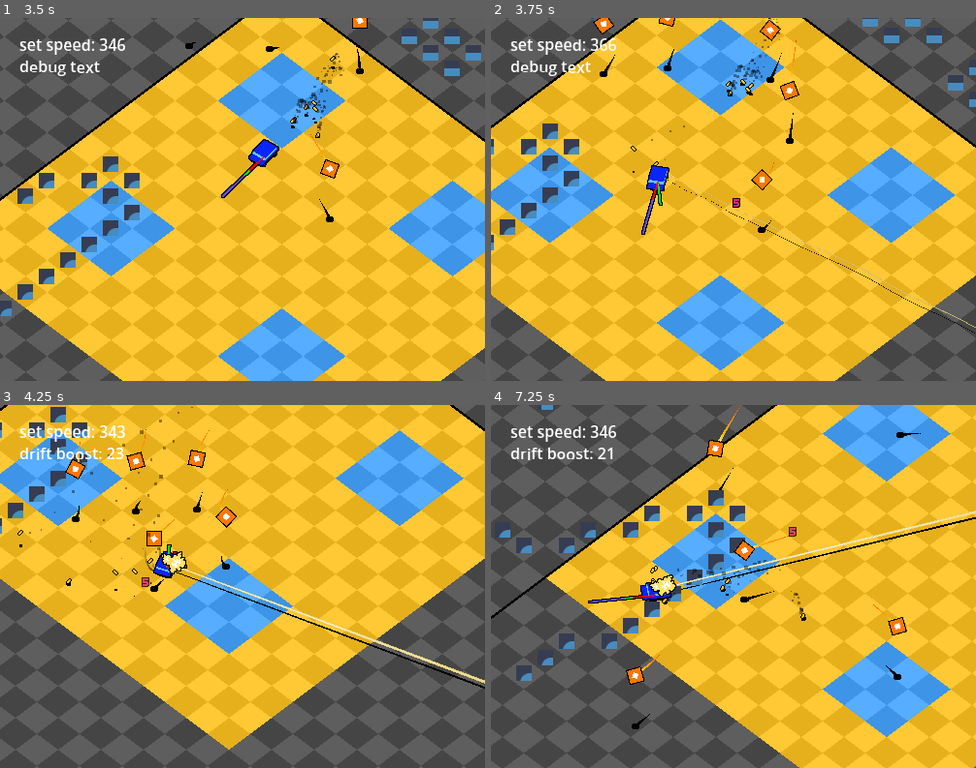
Above: before the commit, frames 1-4 (two rows, left to right).
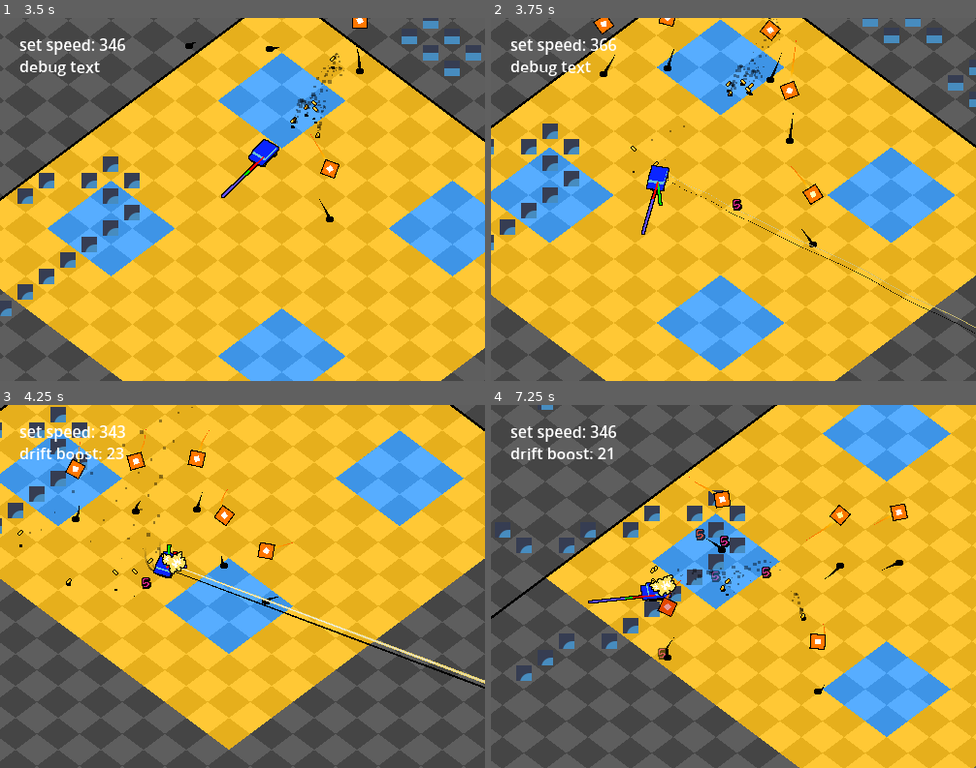
Above: after the commit, the same moments.

Repository: kaiakairos/yeehawDrive
Game: Godot game, scene res://world_scenes/test/test_track.tscn
Same seed, same stepped clock (60 frames per second), same inputs: the game is played once before the commit and once after it. The engine's default icon, where the game draws it, is replaced by a stand-in: a white triangle on a blue panel in a dark square.
Inputs (mouse positions are in pixels of both pictures, inside the frame that each line leads up to):
- Up to frame 1 (3.5 s): tap Enter at 0.5 s; move the mouse to (349, 181) at 0.52 s; press the mouse at (349, 181) at 0.53 s; hold D (turnRight) 0.53-1.28 s; tap Space (hop) at 0.77, 1.52, 3.02 s; move the mouse to (145, 217) at 1.27 s; release the mouse at (145, 217) at 1.28 s; hold S (brake) 1.28-2.03 s; click (145, 217) at 1.35 s; move the mouse to (291, 119) at 2.02 s; press the mouse at (291, 119) at 2.03 s; hold D (turnRight) 2.03-2.78 s; move the mouse to (218, 272) at 2.77 s; release the mouse at (218, 272) at 2.78 s; hold W (accelerate) from 2.78 s (still down); click (218, 272) at 2.85 s
- Up to frame 2 (3.75 s): move the mouse to (879, 253) at 3.52 s; release W (accelerate) at 3.53 s; press the mouse at (879, 253) at 3.53 s; hold A (turnLeft) from 3.53 s (still down)
- Up to frame 3 (4.25 s): keep holding A (turnLeft); tap Space (hop) at 3.77 s
- Up to frame 4 (7.25 s): move the mouse to (588, 532) at 4.27 s; release the mouse at (588, 532) at 4.28 s; click (588, 532) at 4.35 s; tap Space (hop) at 4.52, 6.02, 6.77 s; move the mouse to (757, 586) at 5.02 s; release A (turnLeft) at 5.03 s; press the mouse at (757, 586) at 5.03 s; hold S (brake) 5.03-5.78 s; move the mouse to (660, 495) at 5.77 s; release the mouse at (660, 495) at 5.78 s; hold D (turnRight) 5.78-6.53 s; click (660, 495) at 5.85 s; move the mouse to (840, 568) at 6.52 s; press the mouse at (840, 568) at 6.53 s; hold W (accelerate) from 6.53 s (still down)

Frame 1 is identical in both runs. In frame 2, 0.4% of the frame differs, in the area x 49-69%, y 39-64%; in frame 3, 0.5%; in frame 4, 2.7%, in the area x 27-100%, y 0-90%.

Commit message:
awesome damage looking cool

Diff:
--- a/autoload/ManagerDamager.gd
+++ b/autoload/ManagerDamager.gd
@@ -8,8 +8,7 @@
 			poop.append(i)
 	return poop
 
-
-func attackLineScan(damageAmount:int,sourcePosition:Vector2,direction:Vector2,lineRange:int=500,sourceEntity:Node=null,hitmultiple:bool=false) -> Array[Hitbox]:
+func getHitboxOnLine(sourcePosition:Vector2,direction:Vector2,lineRange:float=500,sourceEntity:Node=null,hitmultiple:bool=false) -> Array[Hitbox]:
 	var collidedHitboxes :Array[Hitbox] = []
 	for hitbox in getAllHitboxes():
 		if hitbox.parentObject == sourceEntity:
@@ -23,20 +22,16 @@
 		return collidedHitboxes
 
 	if hitmultiple:
-		for hitbox in collidedHitboxes:
-			hitbox.healthCompenent.dealDamage(damageAmount)
 		return collidedHitboxes
-
 
 	var findClosest :Hitbox = collidedHitboxes[0]
 	for hitbox in collidedHitboxes:
 		if hitbox.global_position.distance_to(sourcePosition) < findClosest.global_position.distance_to(sourcePosition):
 			findClosest = hitbox
 
-	findClosest.healthCompenent.dealDamage(damageAmount)
 	return [findClosest]
 
-func attackRadius(damageAmount:int,sourcePosition:Vector2,damageRadius:float,sourceEntity:Node=null) -> Array[Hitbox]:
+func getHitboxInRadius(sourcePosition:Vector2,damageRadius:float,sourceEntity:Node=null) -> Array[Hitbox]:
 	var collidedHitboxes :Array[Hitbox] = []
 	for hitbox in getAllHitboxes():
 		if hitbox.parentObject == sourceEntity:
@@ -45,8 +40,4 @@
 		if sourcePosition.distance_to(hitbox.global_position) < damageRadius + hitbox.radius:
 			collidedHitboxes.append(hitbox)
 
-
-	for hitbox in collidedHitboxes:
-		hitbox.healthCompenent.dealDamage(damageAmount)
-
 	return collidedHitboxes
--- a/classes/classHealthComponent.gd
+++ b/classes/classHealthComponent.gd
@@ -14,10 +14,12 @@
 signal justgotkilled
 var emittedKilled :bool = false
 
+signal tookKnockback(amount:Vector2)
+
 @export var isPlayer :bool = false
 
 func _ready() -> void:
-	maxHealth += healthUpgradeLevel
+	setMaxHealth()
 	health = maxHealth
 
 func setMaxHealth() -> void:
@@ -48,3 +50,6 @@
 	if health <= 0 and !emittedKilled:
 		emit_signal("justgotkilled")
 		emittedKilled = true
+
+func recieveKnockback(vel:Vector2) -> void:
+	emit_signal("tookKnockback",vel)
--- a/object_scenes/bullets/hitscan/bullet_hitscan.gd
+++ b/object_scenes/bullets/hitscan/bullet_hitscan.gd
@@ -15,11 +15,13 @@
 var motionVector :Vector2 = Vector2.ZERO
 
 func _ready() -> void:
-	var lineLength :int = 420
+	var lineLength :float = 420
 
-	var guy :Array[Hitbox]= ManagerDamager.attackLineScan(5,global_position,Vector2(1,0).rotated(rotation),lineLength,GlobalReference.player,false)
+	var guy :Array[Hitbox]= ManagerDamager.getHitboxOnLine(global_position,Vector2(1,0).rotated(rotation),lineLength,GlobalReference.player,false)
 	if guy.size() > 0:
 		lineLength = guy[0].global_position.distance_to(global_position)
+		guy[0].healthCompenent.recieveKnockback( Vector2(200,0).rotated(rotation) )
+		guy[0].healthCompenent.dealDamage(5)
 
 	# play animation
 	for i in range(amountOfPoints):
--- a/object_scenes/enemies/boidFlyer/boid_flyer.gd
+++ b/object_scenes/enemies/boidFlyer/boid_flyer.gd
@@ -3,7 +3,7 @@
 
 var velocity := Vector2.ZERO
 
-enum states {NORMAL,DASH,DASHRECOVER,DYING}
+enum states {NORMAL,DASH,DASHRECOVER,KNOCKBACK,DYING}
 var state :int = 0
 
 var spin :float = 0.0
@@ -28,6 +28,8 @@
 
 var heightIntoDashSave :float = 0.0
 var dashRecoveryTimer :float = 0.0
+var knockbackRecoveryTimer :float = 0.0
+var hitPlayerInThisDash :bool = false
 
 @export var damageFlashGradient :Gradient
 var damageFlash :float = 2.0
@@ -49,16 +51,36 @@
 			var heightTarget :float = sample * heightMax * -1
 			heightSpriteOrigin.position.y = lerp(heightSpriteOrigin.position.y,heightTarget,0.2)
 
+		states.KNOCKBACK:
+			var trueShit :Vector2 = stateNormal(velocity,delta)
+			velocity = lerp(velocity,trueShit,0.4)
+			var sample :float = normalHeightCurve.sample( min(velocity.length() / heightSpeedMax,1.0) )
+			var heightTarget :float = sample * heightMax * -1
+			heightSpriteOrigin.position.y = lerp(heightSpriteOrigin.position.y,heightTarget,0.2)
+
+			knockbackRecoveryTimer -= delta
+			if knockbackRecoveryTimer < 0.0:
+				state = states.NORMAL
+
 		states.DASH:
 			dashTimer -= delta
 			if dashTimer < 0.0:
 				state = states.DASHRECOVER
+
+				hitPlayerInThisDash = false
 				dashRecoveryTimer = 0.5
 
 			var sample :float = dashHeightCurve.sample( 1.0 - (dashTimer / AMOUNTOFTIMEDASHING) )
 			var heightTarget :float = sample * heightIntoDashSave
 			heightSpriteOrigin.position.y = heightTarget
 
+			if !hitPlayerInThisDash:
+				var response :Array[Hitbox] = ManagerDamager.getHitboxInRadius(global_position,4.0,self)
+				for hitbox in response:
+					if hitbox.parentObject == GlobalReference.player:
+
+						hitbox.healthCompenent.dealDamage(5)
+						hitPlayerInThisDash = true
 
 		states.DASHRECOVER:
 
@@ -72,6 +94,7 @@
 			dashRecoveryTimer -= delta
 			if dashRecoveryTimer < 0.0:
 				state = states.NORMAL
+
 
 		states.DYING:
 			velocity = stateNormal(velocity,delta)
@@ -117,7 +140,7 @@
 		vel = vel.normalized() * 120
 
 
-	if state == states.DASHRECOVER:
+	if state == states.DASHRECOVER or state == states.KNOCKBACK:
 		return vel #dont try to go for dash if we're still recovering
 
 	if distanceVector.length() < 72:
@@ -145,3 +168,9 @@
 
 func _on_health_component_justgotkilled() -> void:
 	queue_free()
+
+
+func _on_health_component_took_knockback(amount: Vector2) -> void:
+	velocity += amount
+	knockbackRecoveryTimer = 0.3
+	state = states.KNOCKBACK
--- a/object_scenes/enemies/boidFlyer/boid_flyer.tscn
+++ b/object_scenes/enemies/boidFlyer/boid_flyer.tscn
@@ -78,8 +78,9 @@
 
 [node name="HealthComponent" type="Node" parent="." unique_id=210973293]
 script = ExtResource("4_7lida")
-defaultMaxHealth = 50
+defaultMaxHealth = 100933
 metadata/_custom_type_script = "uid://b2ojjqp0ucgev"
 
 [connection signal="justgotkilled" from="HealthComponent" to="." method="_on_health_component_justgotkilled"]
 [connection signal="tookDamage" from="HealthComponent" to="." method="_on_health_component_took_damage"]
+[connection signal="tookKnockback" from="HealthComponent" to="." method="_on_health_component_took_knockback"]
--- a/object_scenes/player/playerCar.tscn
+++ b/object_scenes/player/playerCar.tscn
@@ -135,6 +135,8 @@
 
 [node name="HealthComponent" type="Node" parent="." unique_id=180869992]
 script = ExtResource("7_1pw4n")
+defaultMaxHealth = 99999
+isPlayer = true
 metadata/_custom_type_script = "uid://b2ojjqp0ucgev"
 
 [node name="Hitbox" type="Node2D" parent="." unique_id=279580874 node_paths=PackedStringArray("healthCompenent", "parentObject")]
--- a/ui_scenes/damageIndicator/damage_indicator.gd
+++ b/ui_scenes/damageIndicator/damage_indicator.gd
@@ -31,7 +31,7 @@
 		spr.frame = ["0","1","2","3","4","5","6","7","8","9","-","?"].find(letter)
 		spr.modulate = displayColor
 		add_child(spr)
-		spr.position.x = i * 7
+		spr.position.x = i * 10
 
 		i += 1
 
@@ -43,14 +43,14 @@
 	smallVelocity = Vector2.ZERO
 
 func tweenMethod(sample:float,obj:Node) -> void:
-	obj.position.y = numberCurve.sample(sample) * 4
+	obj.position.y = numberCurve.sample(sample) * 8
 
 
 func _process(delta: float) -> void:
-	flashTimer += delta * 20.0
+	flashTimer += delta * 25.0
 
 	if !done:
-		modulate.a = 0.95 - (sin(flashTimer) * 0.2)
+		modulate.a = 0.7 - (sin(flashTimer) * 0.3)
 		smallVelocity.y += 500 * delta
 
 
--- a/ui_scenes/damageIndicator/damage_indicator.tscn
+++ b/ui_scenes/damageIndicator/damage_indicator.tscn
@@ -9,9 +9,8 @@
 point_count = 4
 
 [node name="damageIndicator" type="Node2D" unique_id=167245209]
+z_index = 200
 position = Vector2(45, 40)
 script = ExtResource("1_xr3du")
-displayColor = Color(1, 0, 0, 1)
-displayNumber = 12
 numberCurve = SubResource("Curve_xr3du")
 fontTex = ExtResource("2_u32b3")
Binary file changed: ui_scenes/damageIndicator/font.png
